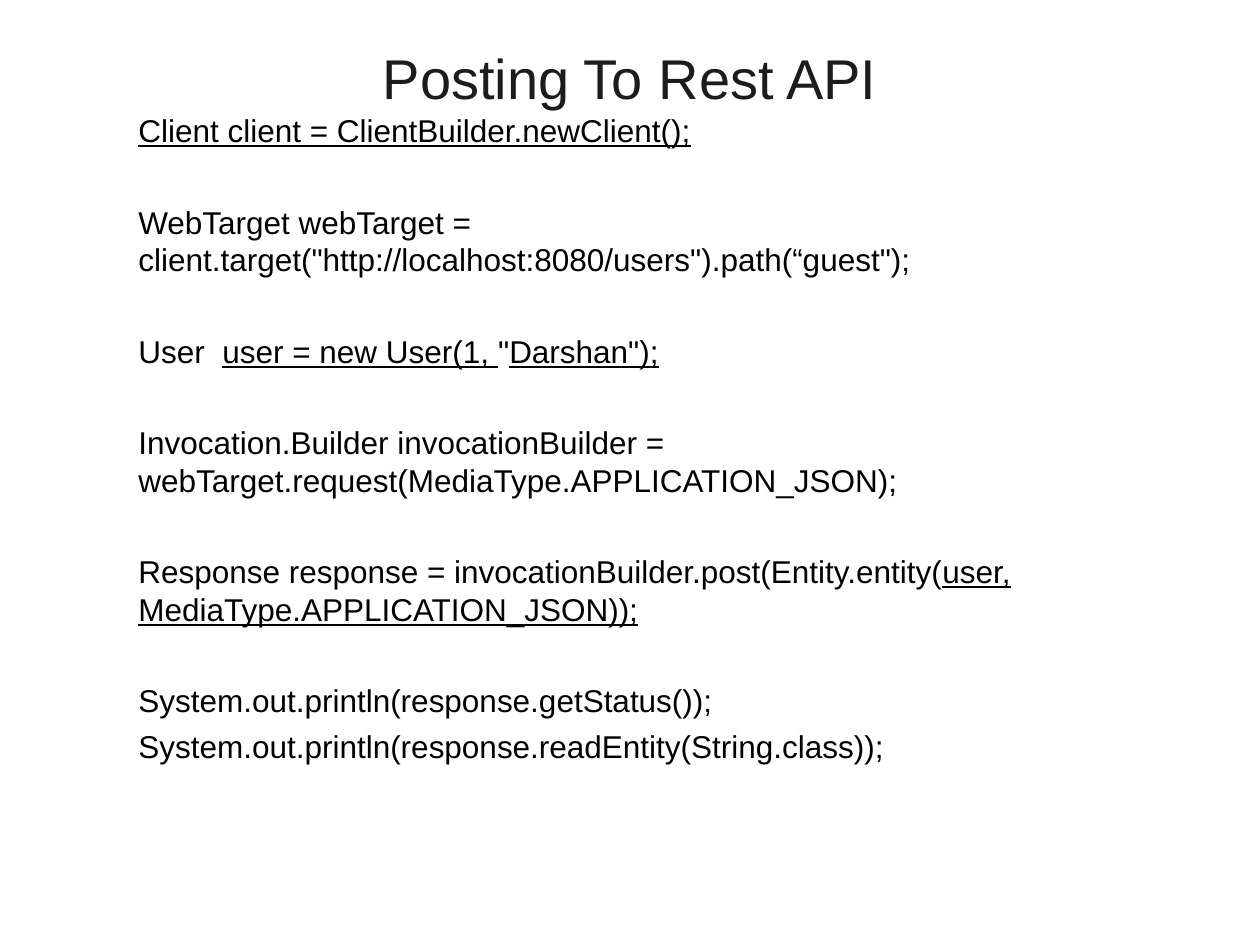
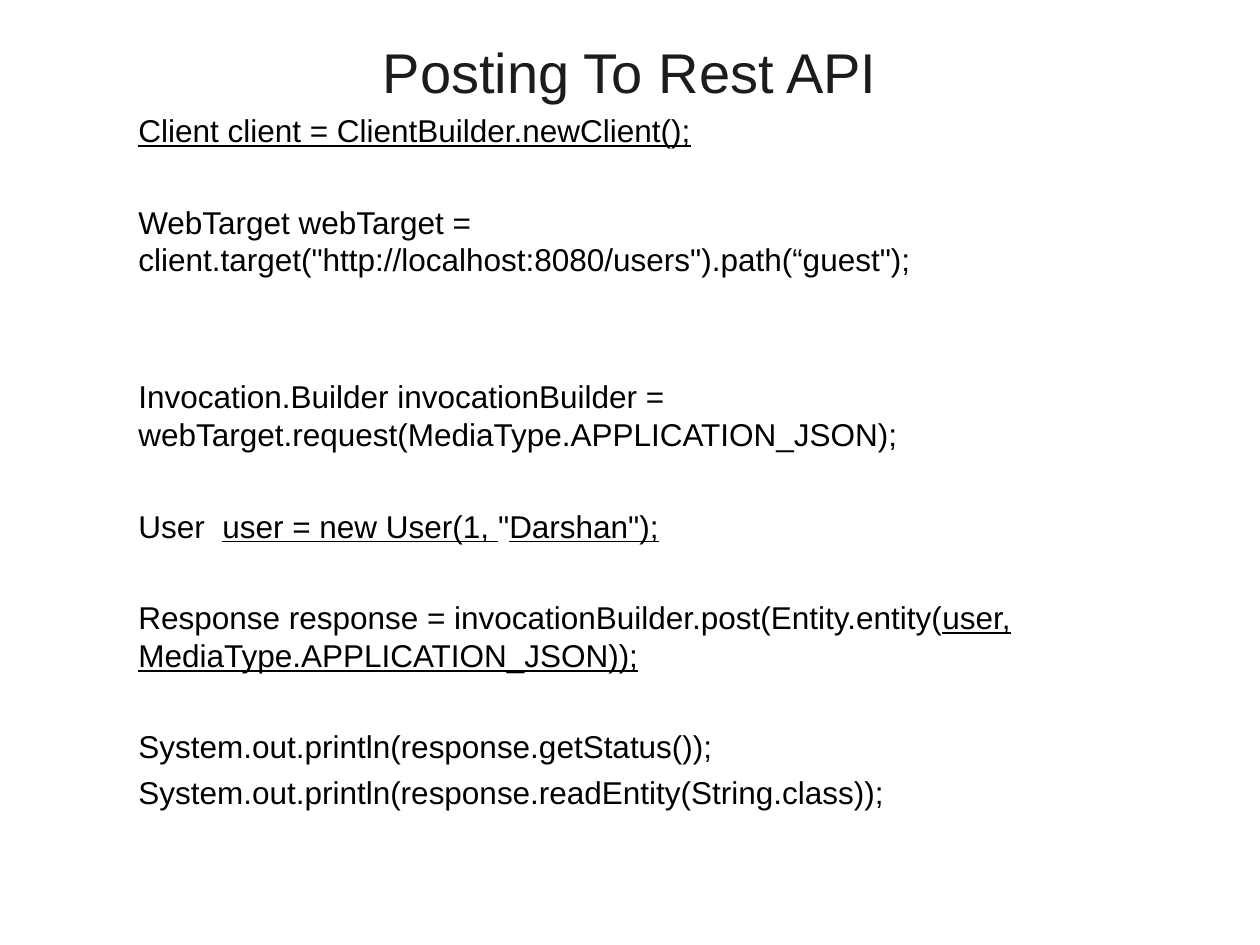
Before and after one commit to vatsanTraining/freshers_dec_2021, a slide deck: slide 51 of JAX_RS.ppt (slide 45 before the commit). Drawn at 1260x945 pixels with LibreOffice and Linux fonts; fonts in the diff are those of the drawing; background and template pictures are left out. Boxes give left, top, right and bottom in pixels: in the first picture for what was removed or moved away, otherwise in the second. Text is boxed around its words. In the diff, an @@ line names an element or a change of style, - is before the commit and + after.

```diff
--- a/JAX_RS.ppt
+++ b/JAX_RS.ppt
@@ title "Posting To Rest API": place and size @@
-title "Posting To Rest API" at [383,58,876,109]
+title "Posting To Rest API" at [383,52,876,104]
@@ text at [138,385,897,452]: paragraph added @@
+  Invocation.Builder invocationBuilder = webTarget.request(MediaType.APPLICATION_JSON);
@@ text at [138,431,897,498]: paragraph removed @@
-  Invocation.Builder invocationBuilder = webTarget.request(MediaType.APPLICATION_JSON);
```
Also in this commit, not shown: 4 other slides changed, 15 slides added, 2 slides removed.
